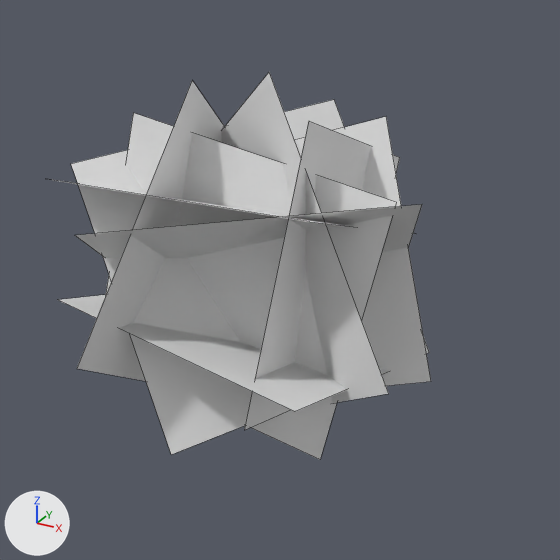
Renders of the OBJ model assets/mcme/models/block/apple_leaves_2.obj from each side of a commit.
The view is the same before and after, from a camera (50 mm lens) standing at (2.53, -3.98, 2.15) and looking at (0.64, -0.54, 0.43). Every picture has the same lights, and +X, +Y and +Z are marked at lower left. Mesh edges are drawn as thin lines. Where no turn or scale is listed for an object, it has been applied to the vertices. Vertices at the same position are counted once.

Names of what the first picture shows: 'bottom', 'east', 'east.001', 'north', 'south', 'south.001', 'top', 'west', 'west.001'.
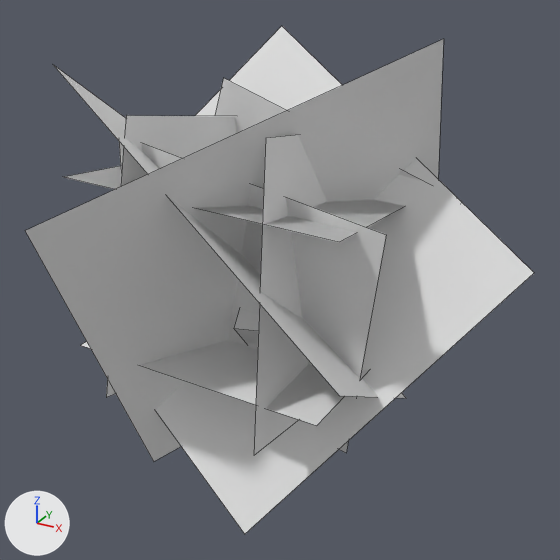
Changed parts and their boxes [x1, y1, x2, y2] in the pictures (560 x 560 px):
'diagonal_2', added
    after: [25, 39, 444, 461]
'diagonal_1', added
    after: [155, 26, 534, 534]
'west', reshaped
    before: [106, 113, 396, 459]
    after: [106, 115, 236, 397]
'south', reshaped (19% narrower, 167% taller)
    before: [59, 295, 389, 411]
    after: [119, 142, 386, 453]
'east', reshaped
    before: [298, 117, 431, 386]
    after: [254, 135, 327, 455]
'west.001', deleted
    before: [71, 100, 429, 455]
'bottom', reshaped
    before: [77, 81, 225, 381]
    after: [81, 341, 368, 426]
'south.001', deleted
    before: [221, 72, 389, 403]
'top', reshaped
    before: [244, 121, 400, 430]
    after: [65, 166, 406, 242]
'east.001', deleted
    before: [75, 204, 422, 258]
'diagonal_3', added
    after: [54, 66, 406, 398]
'north', reshaped
    before: [48, 179, 416, 234]
    after: [215, 78, 462, 202]
'top.001', added
    after: [65, 167, 397, 240]

Patch to the scene script:
```diff
--- a/assets/mcme/models/block/apple_leaves_2.obj.py
+++ b/assets/mcme/models/block/apple_leaves_2.obj.py
@@ me_bottom @@
 me_bottom.from_pydata(...)  # 4 vertices, 1 face; spans x -0.16..0.28, y -1.66..0.42, z -0.53..1.52
-me_bottom.vertices[0].co = (0.28, -0.78, 1.52)  # pixel (192, 79)
-me_bottom.vertices[1].co = (0.16, -1.66, 0.31)  # pixel (76, 368)
-me_bottom.vertices[2].co = (-0.16, -0.46, -0.53)
-me_bottom.vertices[3].co = (-0.04, 0.42, 0.68)
+# me_bottom part 1
+me_bottom.vertices[0].co = (-0.23, 0.33, 0.12)
+me_bottom.vertices[1].co = (-0.29, -1.17, 0.08)  # pixel (80, 345)
+me_bottom.vertices[2].co = (1.21, -1.23, 0.08)  # pixel (316, 425)
+me_bottom.vertices[3].co = (1.27, 0.27, 0.11)
 me_bottom.materials.append(mat_m_ac3d92fe_f5b1_a3a3_7d87_db428bb26680)
@@ me_east @@
 me_east.from_pydata(...)  # 4 vertices, 1 face; spans x -0.46..1.46, y -0.5..0.12, z -0.58..1.25
 # verts and faces of me_east; kept vertices keep their numbers, new ones are numbered from 4
+# me_east part 2
+delete_vertices([*range(0, 4)])  # with the faces that use them
+verts[4] = (0.88, -1.12, 1.37)  # pixel (265, 137)
+verts[5] = (0.87, 0.36, 1.13)
+verts[6] = (0.93, 0.13, -0.35)
+verts[7] = (0.94, -1.35, -0.11)  # pixel (253, 455)
+faces += [(4, 7, 6, 5)]
 me_east.materials.append(mat_m_ac3d92fe_f5b1_a3a3_7d87_db428bb26680)
@@ me_north @@
 me_north.from_pydata(...)  # 4 vertices, 1 face; spans x -0.36..1.15, y -1.21..0.21, z 0.53..1.06
 # verts and faces of me_north; kept vertices keep their numbers, new ones are numbered from 4
+# me_north part 3
+delete_vertices([*range(0, 4)])  # with the faces that use them
+verts[4] = (1.49, -0.12, 0.9)  # pixel (461, 201)
+verts[5] = (0.09, -0.21, 1.44)  # pixel (223, 77)
+verts[6] = (-0.45, -0.02, 0.05)
+verts[7] = (0.95, 0.07, -0.48)
+faces += [(4, 7, 6, 5)]
 me_north.materials.append(mat_m_ac3d92fe_f5b1_a3a3_7d87_db428bb26680)
@@ me_south @@
 me_south.from_pydata(...)  # 4 vertices, 1 face; spans x -0.31..1.23, y -1.39..0.15, z -0.21..0.4
 # verts and faces of me_south; kept vertices keep their numbers, new ones are numbered from 4
+# me_south part 4
+delete_vertices([*range(0, 4)])  # with the faces that use them
+verts[4] = (-0.08, -0.94, 1.25)
+verts[5] = (1.39, -0.95, 0.97)  # pixel (386, 234)
+verts[6] = (1.12, -0.65, -0.48)  # pixel (346, 453)
+verts[7] = (-0.35, -0.65, -0.2)
+faces += [(4, 7, 6, 5)]
 me_south.materials.append(mat_m_ac3d92fe_f5b1_a3a3_7d87_db428bb26680)
@@ me_top @@
 me_top.from_pydata(...)  # 4 vertices, 1 face; spans x 0.8..0.93, y -1.31..0.61, z -0.52..1.39
 # verts and faces of me_top; kept vertices keep their numbers, new ones are numbered from 4
+# me_top part 5
+delete_vertices([*range(0, 4)])  # with the faces that use them
+verts[4] = (1.2, 0.33, 0.79)
+verts[5] = (1.26, -1.16, 0.97)  # pixel (339, 242)
+verts[6] = (-0.23, -1.21, 1.07)
+verts[7] = (-0.3, 0.27, 0.88)
+faces += [(4, 7, 6, 5)]
 me_top.materials.append(mat_m_ac3d92fe_f5b1_a3a3_7d87_db428bb26680)
@@ me_west @@
 me_west.from_pydata(...)  # 4 vertices, 1 face; spans x -0.43..1.32, y -0.91..-0.64, z -0.45..1.31
 # verts and faces of me_west; kept vertices keep their numbers, new ones are numbered from 4
+# me_west part 6
+delete_vertices([*range(0, 4)])  # with the faces that use them
+verts[4] = (0.12, 0.17, -0.37)
+verts[5] = (0.2, 0.43, 1.11)
+verts[6] = (0.06, -1.04, 1.37)  # pixel (126, 115)
+verts[7] = (-0.01, -1.3, -0.1)  # pixel (106, 397)
+faces += [(4, 7, 6, 5)]
 me_west.materials.append(mat_m_ac3d92fe_f5b1_a3a3_7d87_db428bb26680)
@@ me_top_001 @@
+me_top_001.from_pydata([(1.2, 0.33, 0.79), (1.26, -1.16, 0.97), (-0.23, -1.21, 1.07), (-0.3, 0.27, 0.88)], [], [(0, 1, 2, 3)])
+me_top_001.materials.append(mat_m_ac3d92fe_f5b1_a3a3_7d87_db428bb26680)  # its picture is missing
@@ me_diagonal_3 @@
+me_diagonal_3.from_pydata([(-0.27, -1.15, 1.61), (1.46, -1.55, 0.49), (1.16, 0.22, -0.6), (-0.57, 0.62, 0.52)], [], [(2, 1, 0, 3)])
+me_diagonal_3.materials.append(mat_m_ac3d92fe_f5b1_a3a3_7d87_db428bb26680)  # its picture is missing
@@ me_diagonal_2 @@
+me_diagonal_2.from_pydata([(1.37, -0.27, 1.72), (0.16, -1.85, 1.06), (-0.06, -0.9, -0.8), (1.15, 0.68, -0.13)], [], [(2, 1, 0, 3)])
+me_diagonal_2.materials.append(mat_m_ac3d92fe_f5b1_a3a3_7d87_db428bb26680)  # its picture is missing
@@ me_diagonal_1 @@
+me_diagonal_1.from_pydata([(0.25, 0.19, 1.69), (-0.89, -0.75, 0.29), (0.79, -1.21, -0.76), (1.93, -0.28, 0.64)], [], [(2, 1, 0, 3)])
+me_diagonal_1.materials.append(mat_m_ac3d92fe_f5b1_a3a3_7d87_db428bb26680)  # its picture is missing
@@ ob_east_001 @@
-ob_east_001 = bpy.data.objects.new('east.001', me_east_001)
@@ ob_south_001 @@
-ob_south_001 = bpy.data.objects.new('south.001', me_south_001)
@@ ob_west_001 @@
-ob_west_001 = bpy.data.objects.new('west.001', me_west_001)
@@ ob_top_001 @@
+ob_top_001 = bpy.data.objects.new('top.001', me_top_001)
+ob_top_001.location = (0.0, 0.0, 0.0)
@@ ob_diagonal_3 @@
+ob_diagonal_3 = bpy.data.objects.new('diagonal_3', me_diagonal_3)
+ob_diagonal_3.location = (0.0, 0.0, 0.0)
@@ ob_diagonal_2 @@
+ob_diagonal_2 = bpy.data.objects.new('diagonal_2', me_diagonal_2)
+ob_diagonal_2.location = (0.0, 0.0, 0.0)
@@ ob_diagonal_1 @@
+ob_diagonal_1 = bpy.data.objects.new('diagonal_1', me_diagonal_1)
+ob_diagonal_1.location = (0.0, 0.0, 0.0)
```
